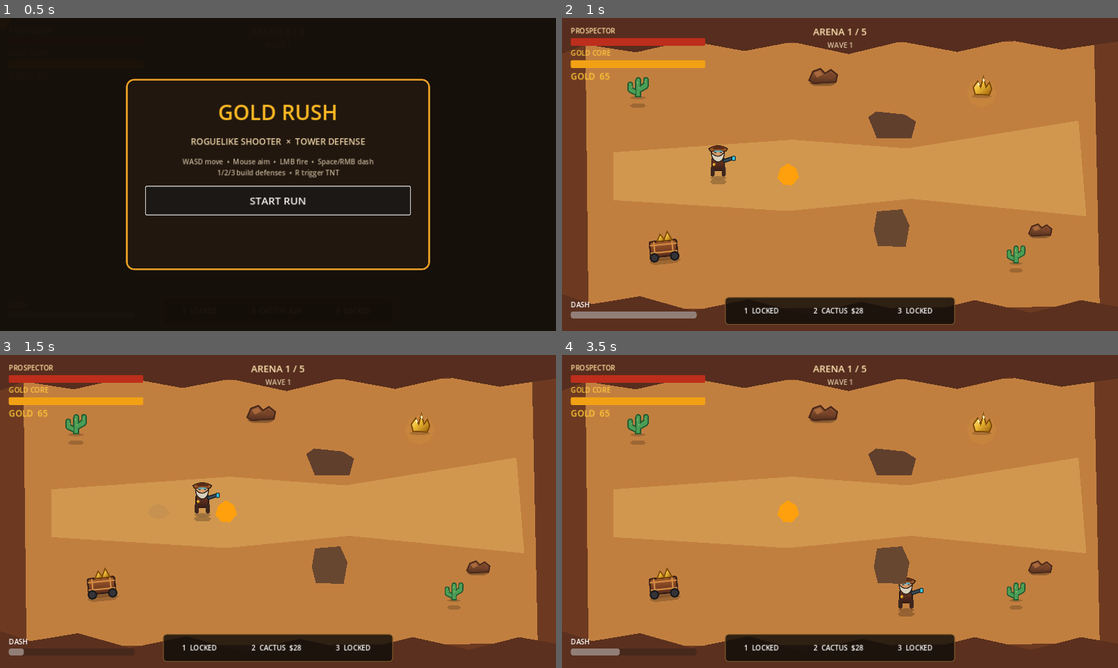
Above: before the commit, frames 1-4 (two rows, left to right).
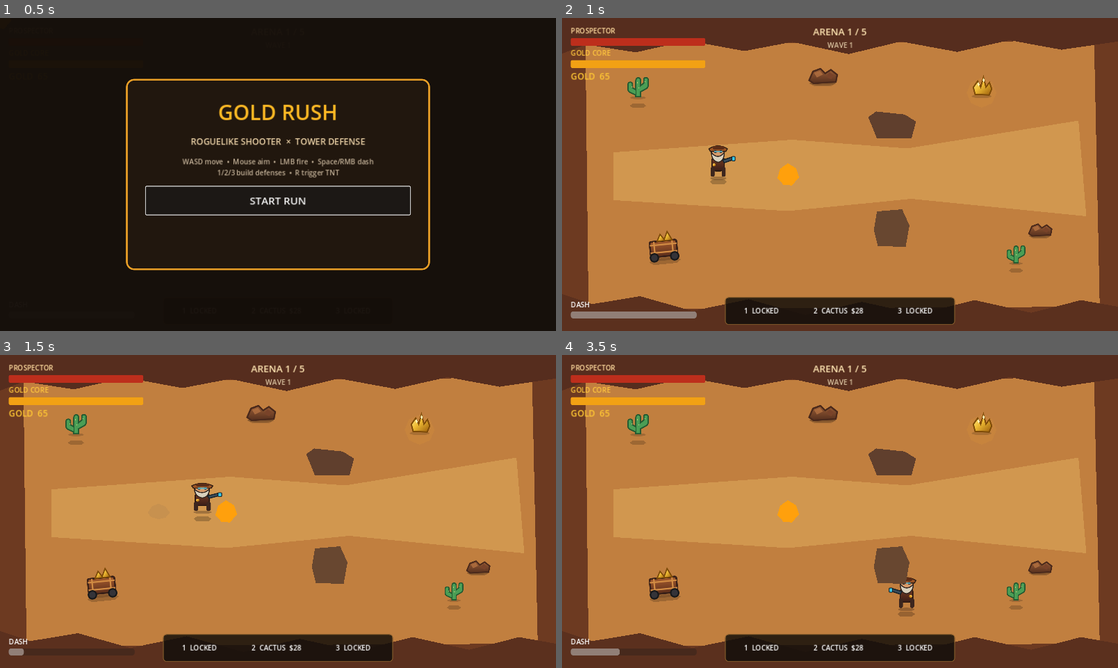
Above: after the commit, the same moments.

Repository: motomotoo1997-art/monster-quest
Game: Godot game, scene res://scenes/main/Main.tscn
Same seed, same stepped clock (60 frames per second), same inputs: the game is played once before the commit and once after it.
Inputs (mouse positions are in pixels of both pictures, inside the frame that each line leads up to):
- Up to frame 1 (0.5 s): no input
- Up to frame 2 (1 s): click "START RUN" at 0.5 s
- Up to frame 3 (1.5 s): tap Enter at 1.25 s; move the mouse to (400, 495) at 1.27 s; hold D (move_right) from 1.28 s (still down); tap Space (dash) at 1.35 s
- Up to frame 4 (3.5 s): move the mouse to (728, 527) at 2.02 s; release D (move_right) at 2.03 s; hold S (move_down) 2.03-2.78 s; tap E (ability_e) at 2.1 s; tap Space (dash) at 2.3, 3.05 s; move the mouse to (895, 442) at 2.77 s; hold D (move_right) from 2.78 s (still down); tap Q (ability_q) at 2.85 s

Frame 1 is identical in both runs. In frame 2, less than 0.1% of the frame differs, in the area x 26-32%, y 40-52%; in frame 3, 0.2%, in the area x 34-40%, y 40-52%; in frame 4, 0.2%.

Commit message:
polish: add Prospector movement, dash and aiming presentation

Diff:
--- a/gold-rush-roguelike/scripts/player/prospector.gd
+++ b/gold-rush-roguelike/scripts/player/prospector.gd
@@ -21,6 +21,9 @@
 var _attack_pose_remaining := 0.0
 var _dash_direction := Vector2.RIGHT
 var _dash_cooldown_multiplier := 1.0
+var _visual_time := 0.0
+var _body_base_position := Vector2.ZERO
+var _body_base_scale := Vector2.ONE
 
 @onready var body_visual: AnimatedSprite2D = $BodyVisual
 @onready var visual_pivot: Node2D = $VisualPivot
@@ -35,6 +38,8 @@
 	health_component.died.connect(_on_health_died)
 	hurtbox_component.knockback_requested.connect(_on_knockback_requested)
 	weapon_component.fired.connect(_on_weapon_fired)
+	_body_base_position = body_visual.position
+	_body_base_scale = body_visual.scale
 	body_visual.play(&"idle")
 
 
@@ -44,7 +49,7 @@
 	if not _input_enabled:
 		velocity = velocity.move_toward(Vector2.ZERO, deceleration * delta)
 		move_and_slide()
-		_update_body_visual(Vector2.ZERO)
+		_update_body_visual(Vector2.ZERO, delta)
 		return
 	if Input.is_action_just_pressed("dash"):
 		request_dash()
@@ -52,7 +57,7 @@
 		velocity = _dash_direction * dash_speed
 		move_and_slide()
 		_handle_fire()
-		_update_body_visual(_dash_direction)
+		_update_body_visual(_dash_direction, delta)
 		return
 	var input_dir := Input.get_vector("move_left", "move_right", "move_up", "move_down")
 	var target_velocity := input_dir * move_speed
@@ -61,7 +66,7 @@
 		velocity = velocity.move_toward(Vector2.ZERO, deceleration * delta)
 	move_and_slide()
 	_handle_fire()
-	_update_body_visual(input_dir)
+	_update_body_visual(input_dir, delta)
 
 
 func get_aim_direction() -> Vector2:
@@ -136,16 +141,33 @@
 	var aim := get_aim_direction()
 	if not aim.is_zero_approx():
 		visual_pivot.rotation = aim.angle()
+		body_visual.flip_h = aim.x < 0.0
 
 
-func _update_body_visual(input_dir: Vector2) -> void:
+func _update_body_visual(input_dir: Vector2, delta: float) -> void:
+	_visual_time += delta
 	if _attack_pose_remaining > 0.0:
 		if body_visual.animation != &"attack":
 			body_visual.play(&"attack")
+	else:
+		var next_animation: StringName = &"move" if not input_dir.is_zero_approx() else &"idle"
+		if body_visual.animation != next_animation:
+			body_visual.play(next_animation)
+
+	if _dash_remaining > 0.0:
+		var dash_pulse := 0.5 + 0.5 * sin(_visual_time * 24.0)
+		body_visual.position = _body_base_position + Vector2(0.0, -2.0)
+		body_visual.scale = Vector2(_body_base_scale.x * (1.12 + dash_pulse * 0.05), _body_base_scale.y * 0.90)
 		return
-	var next_animation: StringName = &"move" if not input_dir.is_zero_approx() else &"idle"
-	if body_visual.animation != next_animation:
-		body_visual.play(next_animation)
+
+	if not input_dir.is_zero_approx():
+		var step := sin(_visual_time * 13.0)
+		body_visual.position = _body_base_position + Vector2(0.0, -absf(step) * 2.7)
+		body_visual.scale = Vector2(_body_base_scale.x * (1.0 + absf(step) * 0.025), _body_base_scale.y * (1.0 - absf(step) * 0.025))
+	else:
+		var breath := sin(_visual_time * 3.2)
+		body_visual.position = _body_base_position + Vector2(0.0, breath * 0.55)
+		body_visual.scale = Vector2(_body_base_scale.x * (1.0 - breath * 0.008), _body_base_scale.y * (1.0 + breath * 0.008))
 
 
 func _update_timers(delta: float) -> void:
